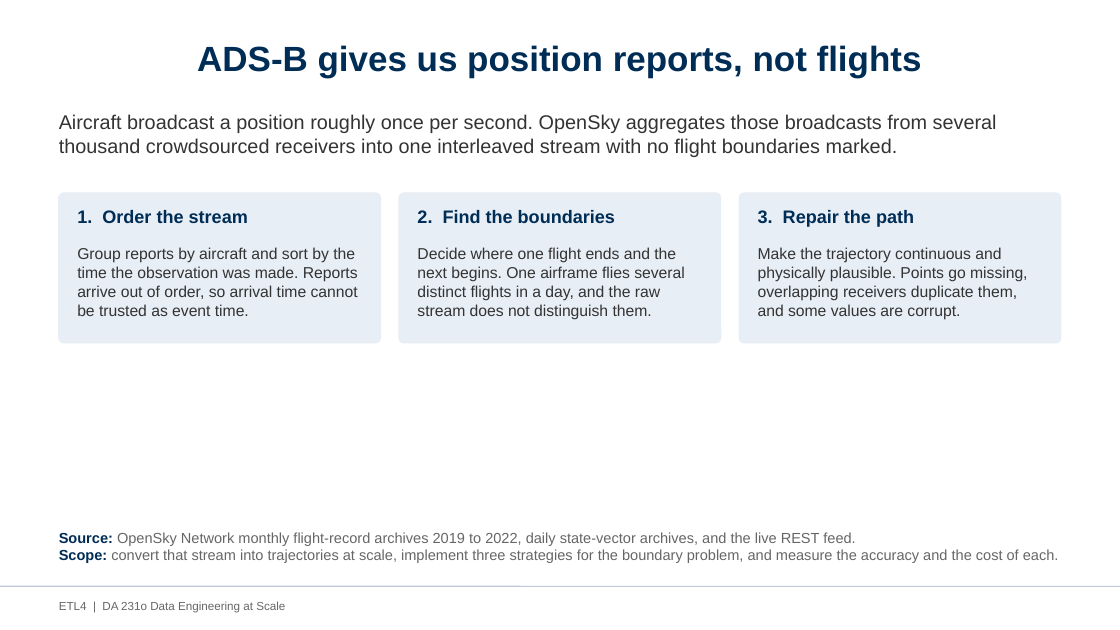
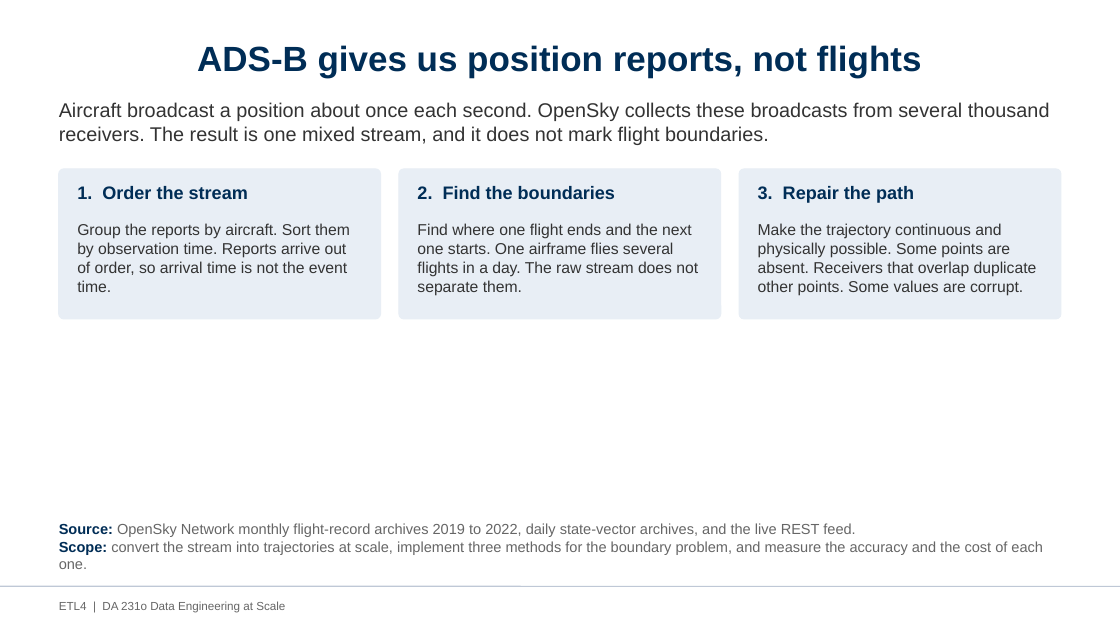
Before and after one commit to AvinashKompalli/Clean-Flight-Paths-from-Noisy-Aircraft-Data-at-Scale, a slide deck: slide 2 of etl4/docs/ETL4_Project_Presentation.pptx. Drawn at 1120x630 pixels with LibreOffice and Linux fonts; fonts in the diff are those of the drawing. Boxes give left, top, right and bottom in pixels: in the first picture for what was removed or moved away, otherwise in the second. Text is boxed around its words. In the diff, an @@ line names an element or a change of style, - is before the commit and + after.

```diff
--- a/etl4/docs/ETL4_Project_Presentation.pptx
+++ b/etl4/docs/ETL4_Project_Presentation.pptx
@@ text at [59, 102, 1050, 145]: text changed @@
-Aircraft broadcast a position roughly once per second. OpenSky aggregates those broadcasts from several thousand crowdsourced receivers into one interleaved stream with no flight boundaries marked.
+Aircraft broadcast a position about once each second. OpenSky collects these broadcasts from several thousand receivers. The result is one mixed stream, and it does not mark flight boundaries.
@@ 3 texts, 3 rounded rectangles: place and size @@
-3 texts, 3 rounded rectangles at [59, 193, 1061, 343]
+3 texts, 3 rounded rectangles at [59, 169, 1061, 318]
@@ text at [77, 223, 350, 292]: text changed @@
-Group reports by aircraft and sort by the time the observation was made. Reports arrive out of order, so arrival time cannot be trusted as event time.
+Group the reports by aircraft. Sort them by observation time. Reports arrive out of order, so arrival time is not the event time.
@@ text at [417, 223, 698, 296]: text changed @@
-Decide where one flight ends and the next begins. One airframe flies several distinct flights in a day, and the raw stream does not distinguish them.
+Find where one flight ends and the next one starts. One airframe flies several flights in a day. The raw stream does not separate them.
@@ text at [758, 223, 1037, 296]: text changed @@
-Make the trajectory continuous and physically plausible. Points go missing, overlapping receivers duplicate them, and some values are corrupt.
+Make the trajectory continuous and physically possible. Some points are absent. Receivers that overlap duplicate other points. Some values are corrupt.
@@ text at [59, 541, 1043, 569]: text changed @@
-Scope: convert that stream into trajectories at scale, implement three strategies for the boundary problem, and measure the accuracy and the cost of each.
+Scope: convert the stream into trajectories at scale, implement three methods for the boundary problem, and measure the accuracy and the cost of each one.
```
Also in this commit, not shown: 14 other slides changed, 3 slides added, 1 slide removed, 1 other file.
